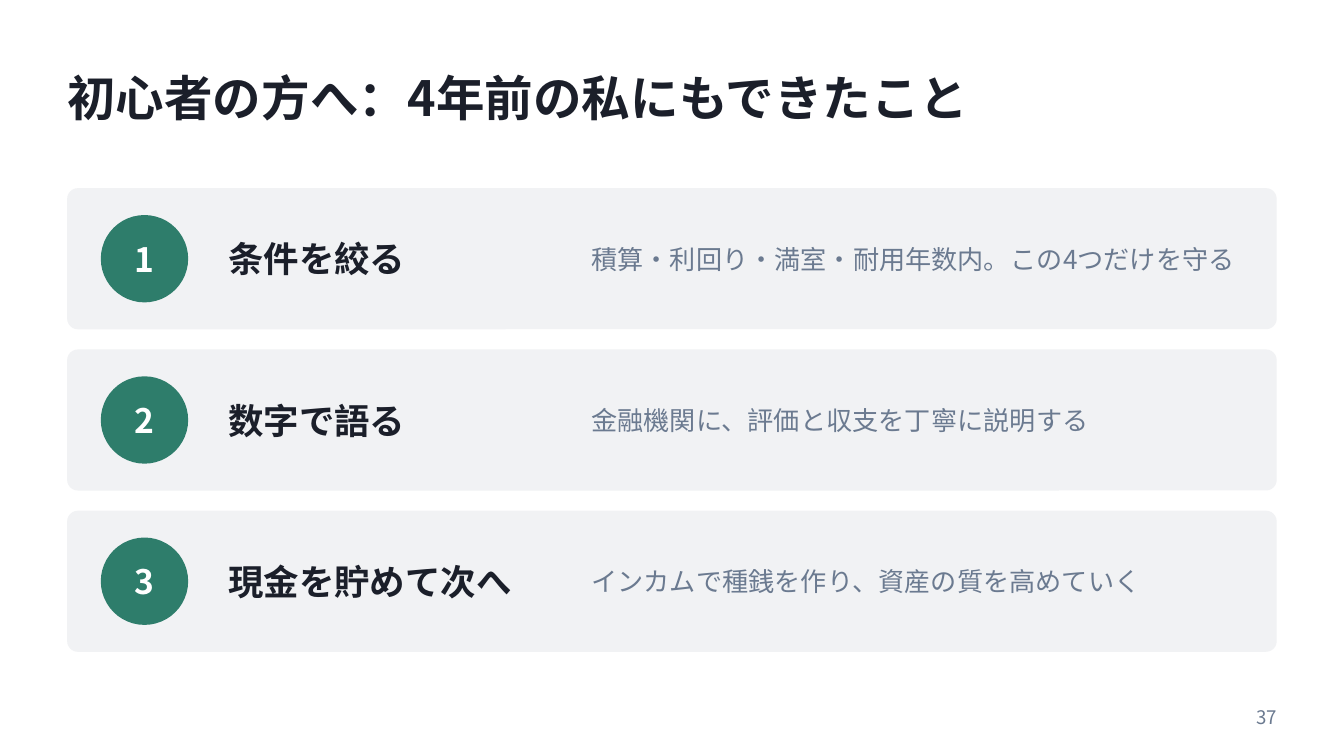
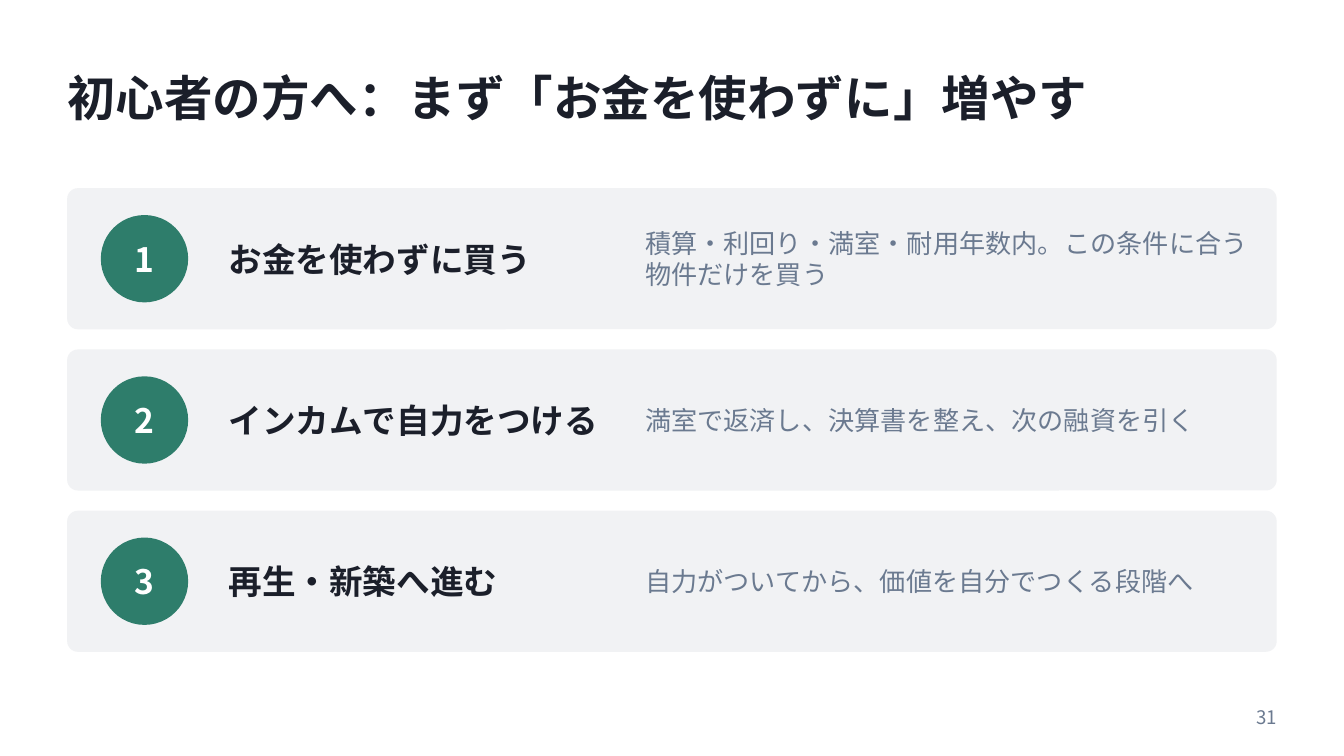
Before and after one commit to daisuke2009/avatars1, a slide deck: slide 31 of presentations/20261023_弱者の戦略_発表資料.pptx (slide 37 before the commit). Drawn at 1344x756 pixels with LibreOffice and Linux fonts; fonts in the diff are those of the drawing. Boxes give left, top, right and bottom in pixels: in the first picture for what was removed or moved away, otherwise in the second. Text is boxed around its words. In the diff, an @@ line names an element or a change of style, - is before the commit and + after.

```diff
--- a/presentations/20261023_弱者の戦略_発表資料.pptx
+++ b/presentations/20261023_弱者の戦略_発表資料.pptx
@@ title at (67, 74, 1087, 121): text changed @@
-初心者の方へ：4年前の私にもできたこと
+初心者の方へ：まず「お金を使わずに」増やす
@@ text at (645, 231, 1248, 286): text changed @@
-積算・利回り・満室・耐用年数内。この4つだけを守る
+積算・利回り・満室・耐用年数内。この条件に合う物件だけを買う
@@ text at (228, 243, 530, 275): text changed; size 19 to 18 pt @@
-条件を絞る
+お金を使わずに買う
@@ text at (228, 404, 598, 436): text changed; size 19 to 18 pt @@
-数字で語る
+インカムで自力をつける
@@ text at (645, 408, 1195, 432): text changed @@
-金融機関に、評価と収支を丁寧に説明する
+満室で返済し、決算書を整え、次の融資を引く
@@ text at (228, 565, 497, 597): text changed; size 19 to 18 pt @@
-現金を貯めて次へ
+再生・新築へ進む
@@ text at (645, 569, 1193, 593): text changed @@
-インカムで種銭を作り、資産の質を高めていく
+自力がついてから、価値を自分でつくる段階へ
@@ page number at (1256, 710, 1277, 724): text changed @@
-37
+31
```
Also in this commit, not shown: 13 other slides changed, 3 slides added, 9 slides removed.
